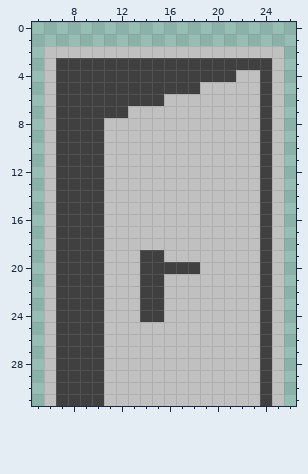
Edited in one commit: pixel-art sprite (icons/Tuer4_Offen.png). This is how it looked before the edit.
The file is 32x32 pixels. Shown: x 5..26, y 0..31.
After:
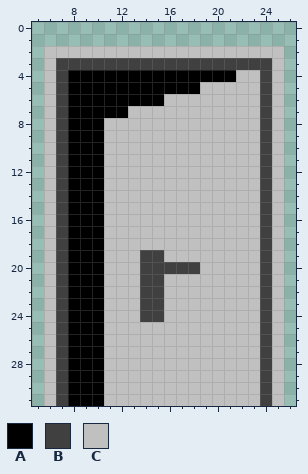
Palette (. is transparent): A #000000  B #404040  C #c0c0c0
Changes in this commit:
y 4: x 8..21 BBBBBBBBBBBBBB -> AAAAAAAAAAAAAA
y 5: x 8..18 BBBBBBBBBBB -> AAAAAAAAAAA
y 6: x 8..15 BBBBBBBB -> AAAAAAAA
y 7: x 8..12 BBBBB -> AAAAA
y 8..31: x 8..10 BBB -> AAA
